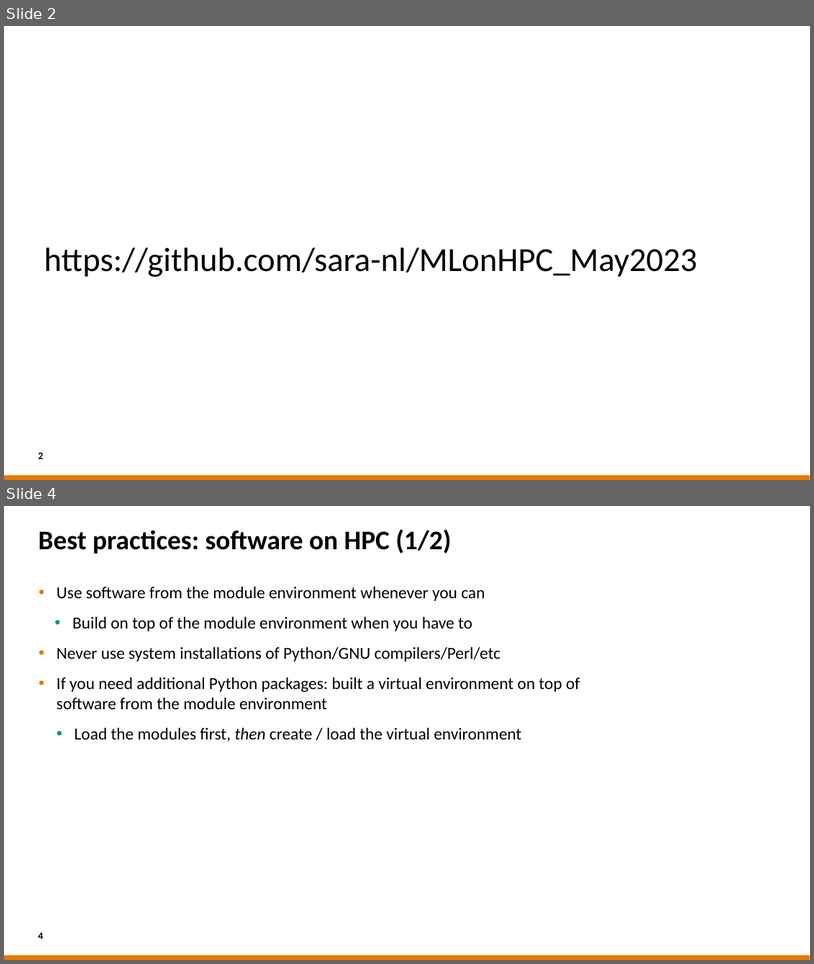
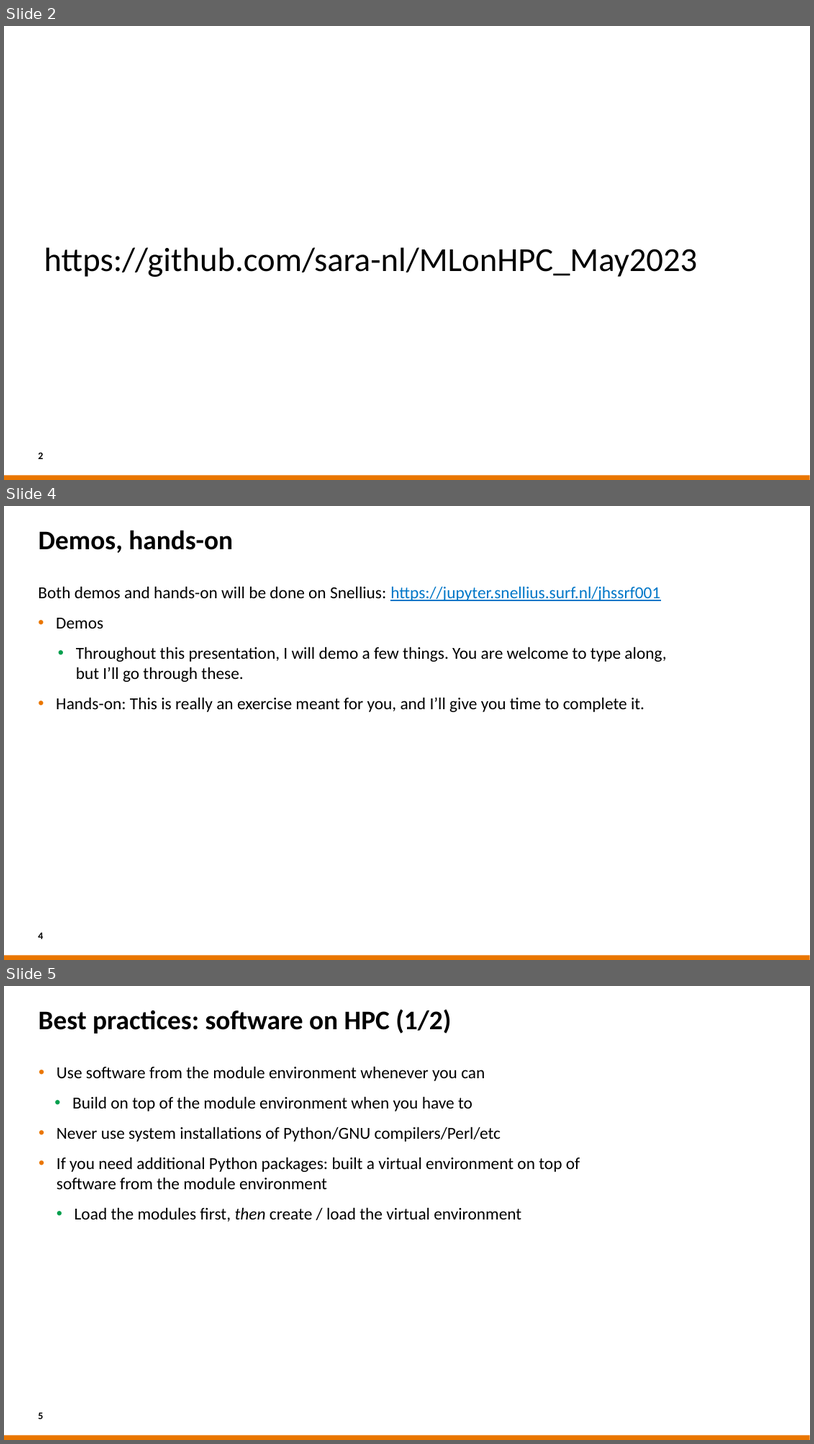
Before and after one commit to sara-nl/MLonHPC_May2023, a slide deck: Software_installations_on_HPC_systems.pptx. Shown one above the other, each under a label of ours: slides 2 and 4 before the commit, slides 2, 4 and 5 after it; the slides between them are not shown. The pictures are 814x964 and 814x1444 pixels, drawn with LibreOffice and Linux fonts; fonts in the diff are those of the drawing; background and template pictures are left out. Boxes give left, top, right and bottom in pixels: in the first picture for what was removed or moved away, otherwise in the second. Text is boxed around its words. In the diff, an @@ line names an element or a change of style, - is before the commit and + after.

```diff
--- a/Software_installations_on_HPC_systems.pptx
+++ b/Software_installations_on_HPC_systems.pptx
@@ slide 4 added at <box>4,506,810,960</box>, background #FFFFFF; not listed: 1 template element that a slide beside it also shows @@
@@ title added at <box>39,530,233,553</box>, 32 pt, text #000000, bold @@
+Demos, hands-on
@@ text added at <box>38,586,666,712</box>, 20 pt, text #000000 @@
+Both demos and hands-on will be done on Snellius: https://jupyter.snellius.surf.nl/jhssrf001
+• Demos
+  • Throughout this presentation, I will demo a few things. You are welcome to type along, but I’ll go through these.
+• Hands-on: This is really an exercise meant for you, and I’ll give you time to complete it.
@@ page number added at <box>38,932,43,939</box>, 12 pt, text #000000, bold @@
+4
@@ what was slide 4 is now slide 5 @@
@@ page number at <box>38,1412,43,1419</box>: text changed @@
-4
+5
```
Also in this commit, not shown: 6 slides changed, 1 other slide added, 1 other file.
